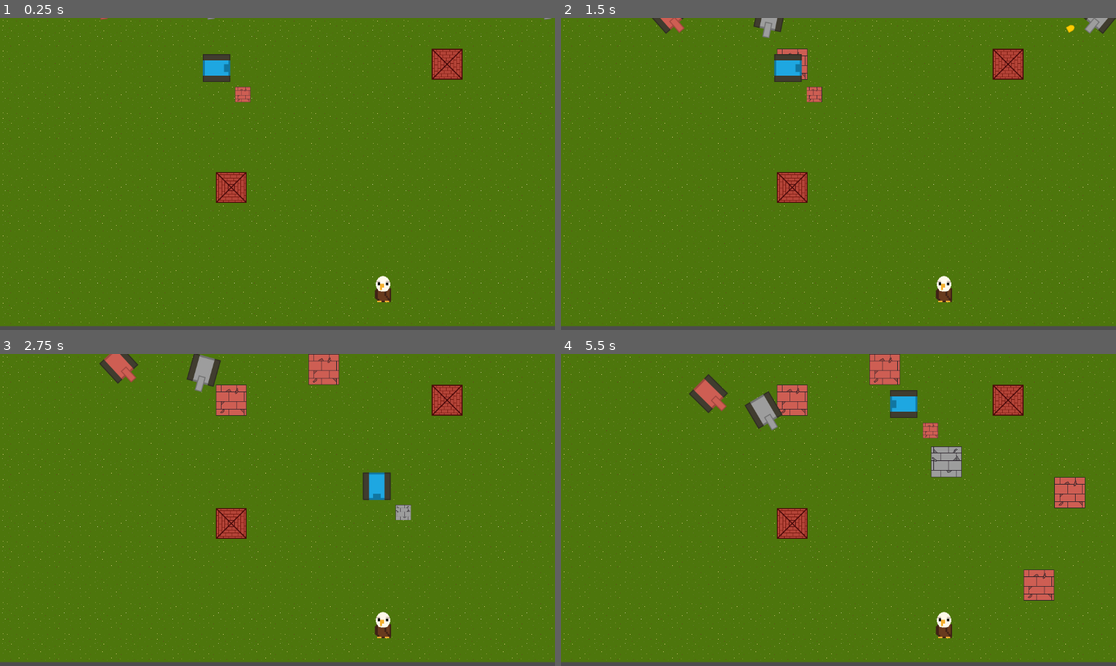
Above: before the commit, frames 1-4 (two rows, left to right).
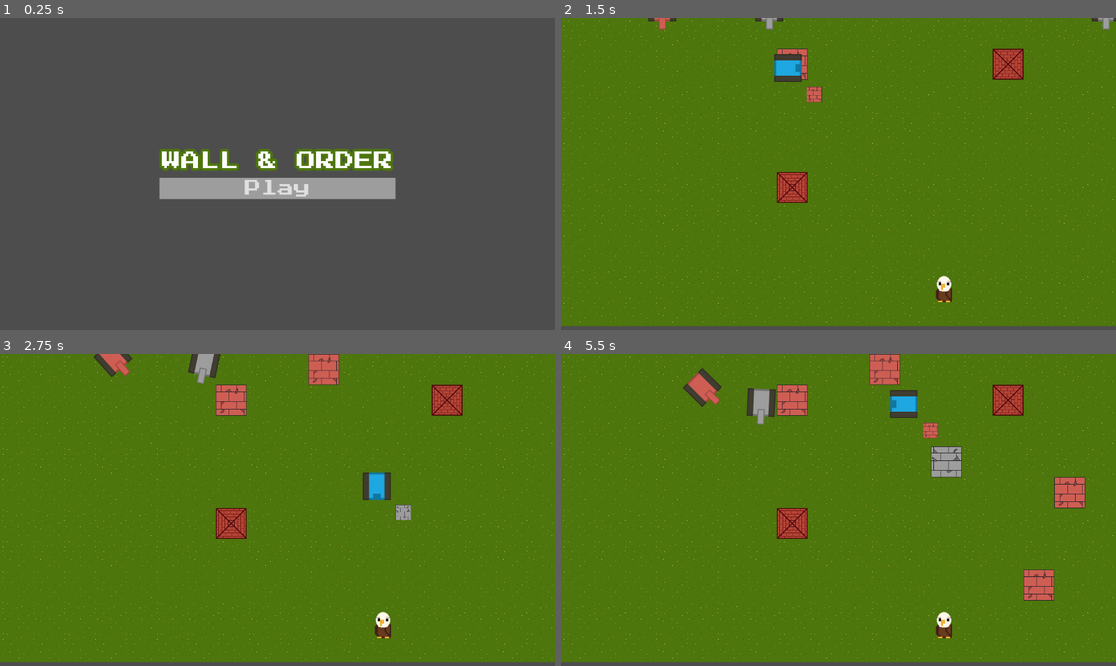
Above: after the commit, the same moments.

Repository: gerep/wall-and-order
Game: Godot game, scene res://scenes/main/main.tscn
Two runs of this game, one before a commit and one after it. Both use one fixed random seed, a clock stepped at 60 frames per second and the inputs below. Before the commit the project starts from res://scenes/level/level.tscn.
Inputs (mouse positions are in pixels of both pictures, inside the frame that each line leads up to):
- Up to frame 1 (0.25 s): no input
- Up to frame 2 (1.5 s): click (838, 189) at 0.5 s, where only the run after the commit has a clickable "Play"; move the mouse to (960, 158) at 1.27 s; hold Right (ui_right) from 1.28 s (still down); hold Space (place) from 1.28 s (still down)
- Up to frame 3 (2.75 s): move the mouse to (166, 525) at 2.02 s; release Right (ui_right) at 2.03 s; release Space (place) at 2.03 s; hold Down (ui_down) from 2.03 s (still down); tap Space (place) at 2.1 s
- Up to frame 4 (5.5 s): move the mouse to (894, 441) at 2.77 s; release Down (ui_down) at 2.78 s; hold Right (ui_right) 2.78-3.53 s; hold Space (place) 2.78-3.53 s; move the mouse to (810, 572) at 3.52 s; hold Up (ui_up) 3.53-4.28 s; tap Space (place) at 3.6, 5.1 s; move the mouse to (1005, 556) at 4.27 s; hold Space (place) 4.28-5.03 s; hold Left (ui_left) from 4.28 s (still down); move the mouse to (672, 463) at 5.02 s

The runs differ from the first frame. In frame 1, 98% of the frame differs, in the area x 0-100%, y 0-99%; in frame 2, 0.6%; in frame 3, 0.5%; in frame 4, 0.8%.

Commit message:
add theme

Diff:
--- a/project.godot
+++ b/project.godot
@@ -11,7 +11,7 @@
 [application]
 
 config/name="WallAndOrder"
-run/main_scene="uid://c1rtj12etmayj"
+run/main_scene="uid://30pdvociwc8t"
 config/features=PackedStringArray("4.6", "Forward Plus")
 config/icon="res://icon.svg"
 
--- a/scenes/main/main.gd
+++ b/scenes/main/main.gd
@@ -5,7 +5,17 @@
 
 func _ready() -> void:
 	play_button.pressed.connect(_on_play_button_pressed)
+	play_button.mouse_entered.connect(_on_mouse_entered)
+	play_button.mouse_exited.connect(_on_mouse_exited)
 
 
 func _on_play_button_pressed() -> void:
 	GameManager.go_to_level()
+
+
+func _on_mouse_entered() -> void:
+	play_button.rotation = deg_to_rad([-2.0, 2.0].pick_random())
+
+
+func _on_mouse_exited() -> void:
+	play_button.rotation = 0.0
--- a/scenes/main/main.tscn
+++ b/scenes/main/main.tscn
@@ -1,6 +1,7 @@
 [gd_scene format=3 uid="uid://30pdvociwc8t"]
 
 [ext_resource type="Script" uid="uid://b2yatjos5oy2p" path="res://scenes/main/main.gd" id="1_hyk8p"]
+[ext_resource type="Theme" uid="uid://1xqye73xxq0f" path="res://theme.tres" id="2_iuonh"]
 
 [node name="Main" type="Node2D" unique_id=100478868]
 script = ExtResource("1_hyk8p")
@@ -25,12 +26,19 @@
 
 [node name="VBoxContainer" type="VBoxContainer" parent="CanvasLayer/Control/CenterContainer" unique_id=600527775]
 layout_mode = 2
+theme_override_constants/separation = 20
 
 [node name="Label" type="Label" parent="CanvasLayer/Control/CenterContainer/VBoxContainer" unique_id=1655559357]
 layout_mode = 2
+theme = ExtResource("2_iuonh")
+theme_override_colors/font_outline_color = Color(0.3019608, 0.4627451, 0.047058824, 1)
+theme_override_constants/outline_size = 20
+theme_override_font_sizes/font_size = 40
 text = "WALL & ORDER"
 
 [node name="PlayButton" type="Button" parent="CanvasLayer/Control/CenterContainer/VBoxContainer" unique_id=445286266]
 unique_name_in_owner = true
 layout_mode = 2
+theme = ExtResource("2_iuonh")
+theme_override_font_sizes/font_size = 34
 text = "Play"
--- a/scenes/ui/gameover.gd
+++ b/scenes/ui/gameover.gd
@@ -8,6 +8,10 @@
 	pass
 	try_again_button.pressed.connect(_on_try_again_pressed)
 	back_to_menu.pressed.connect(_on_back_to_menu_pressed)
+	back_to_menu.mouse_entered.connect(_on_back_to_menu_mouse_entered)
+	back_to_menu.mouse_exited.connect(_on_back_to_menu_mouse_exited)
+	try_again_button.mouse_entered.connect(_on_try_again_button_mouse_entered)
+	try_again_button.mouse_exited.connect(_on_try_again_button_mouse_exited)
 
 
 func _on_try_again_pressed() -> void:
@@ -16,3 +20,23 @@
 
 func _on_back_to_menu_pressed() -> void:
 	GameManager.go_to_main_menu()
+
+
+func _on_play_button_pressed() -> void:
+	GameManager.go_to_level()
+
+
+func _on_back_to_menu_mouse_entered() -> void:
+	back_to_menu.rotation = deg_to_rad([-2.0, 2.0].pick_random())
+
+
+func _on_back_to_menu_mouse_exited() -> void:
+	back_to_menu.rotation = 0.0
+
+
+func _on_try_again_button_mouse_entered() -> void:
+	try_again_button.rotation = deg_to_rad([-2.0, 2.0].pick_random())
+
+
+func _on_try_again_button_mouse_exited() -> void:
+	try_again_button.rotation = 0.0
--- a/scenes/ui/gameover.tscn
+++ b/scenes/ui/gameover.tscn
@@ -1,6 +1,21 @@
 [gd_scene format=3 uid="uid://shib50xm7qie"]
 
 [ext_resource type="Script" uid="uid://dyfmgstcqjlwf" path="res://scenes/ui/gameover.gd" id="1_xg0lb"]
+[ext_resource type="Theme" uid="uid://1xqye73xxq0f" path="res://theme.tres" id="2_sxuf3"]
+
+[sub_resource type="StyleBoxFlat" id="StyleBoxFlat_valnw"]
+bg_color = Color(0.3019608, 0.4627451, 0.047058824, 1)
+expand_margin_left = 5.0
+expand_margin_top = 5.0
+expand_margin_right = 5.0
+expand_margin_bottom = 5.0
+
+[sub_resource type="StyleBoxFlat" id="StyleBoxFlat_sxuf3"]
+bg_color = Color(0.80784315, 0.36862746, 0.3254902, 1)
+expand_margin_left = 5.0
+expand_margin_top = 5.0
+expand_margin_right = 5.0
+expand_margin_bottom = 5.0
 
 [node name="Gameover" type="CanvasLayer" unique_id=61900772]
 script = ExtResource("1_xg0lb")
@@ -25,9 +40,14 @@
 layout_mode = 2
 size_flags_horizontal = 4
 size_flags_vertical = 4
+theme_override_constants/separation = 20
 
 [node name="Label" type="Label" parent="Control/PanelContainer/VBoxContainer" unique_id=533122104]
 layout_mode = 2
+theme = ExtResource("2_sxuf3")
+theme_override_colors/font_outline_color = Color(0.80784315, 0.36862746, 0.3254902, 1)
+theme_override_constants/outline_size = 20
+theme_override_font_sizes/font_size = 40
 text = "GAME OVER"
 horizontal_alignment = 1
 vertical_alignment = 1
@@ -35,9 +55,15 @@
 [node name="TryAgainButton" type="Button" parent="Control/PanelContainer/VBoxContainer" unique_id=1158298571]
 unique_name_in_owner = true
 layout_mode = 2
+theme = ExtResource("2_sxuf3")
+theme_override_font_sizes/font_size = 34
+theme_override_styles/hover = SubResource("StyleBoxFlat_valnw")
 text = "TRY AGAIN"
 
 [node name="BackToMenu" type="Button" parent="Control/PanelContainer/VBoxContainer" unique_id=390628901]
 unique_name_in_owner = true
 layout_mode = 2
+theme = ExtResource("2_sxuf3")
+theme_override_font_sizes/font_size = 34
+theme_override_styles/hover = SubResource("StyleBoxFlat_sxuf3")
 text = "BACK TO MENU"
--- /dev/null
+++ b/theme.tres
@@ -0,0 +1,23 @@
+[gd_resource type="Theme" format=3 uid="uid://1xqye73xxq0f"]
+
+[ext_resource type="FontFile" uid="uid://wkrck4mrifqs" path="res://assets/font/Press_Start_2P/PressStart2P-Regular.ttf" id="1_e1x85"]
+
+[sub_resource type="StyleBoxFlat" id="StyleBoxFlat_wvktn"]
+bg_color = Color(0.11764706, 0.654902, 0.88235295, 1)
+expand_margin_left = 5.0
+expand_margin_top = 5.0
+expand_margin_right = 5.0
+expand_margin_bottom = 5.0
+
+[sub_resource type="StyleBoxFlat" id="StyleBoxFlat_e1x85"]
+bg_color = Color(0.6156863, 0.6156863, 0.6156863, 1)
+expand_margin_left = 5.0
+expand_margin_top = 5.0
+expand_margin_right = 5.0
+expand_margin_bottom = 5.0
+
+[resource]
+Button/fonts/font = ExtResource("1_e1x85")
+Button/styles/hover = SubResource("StyleBoxFlat_wvktn")
+Button/styles/normal = SubResource("StyleBoxFlat_e1x85")
+Label/fonts/font = ExtResource("1_e1x85")
Binary file added: assets/font/Press_Start_2P/PressStart2P-Regular.ttf
Not shown, added: assets/font/Press_Start_2P/PressStart2P-Regular.ttf.import
